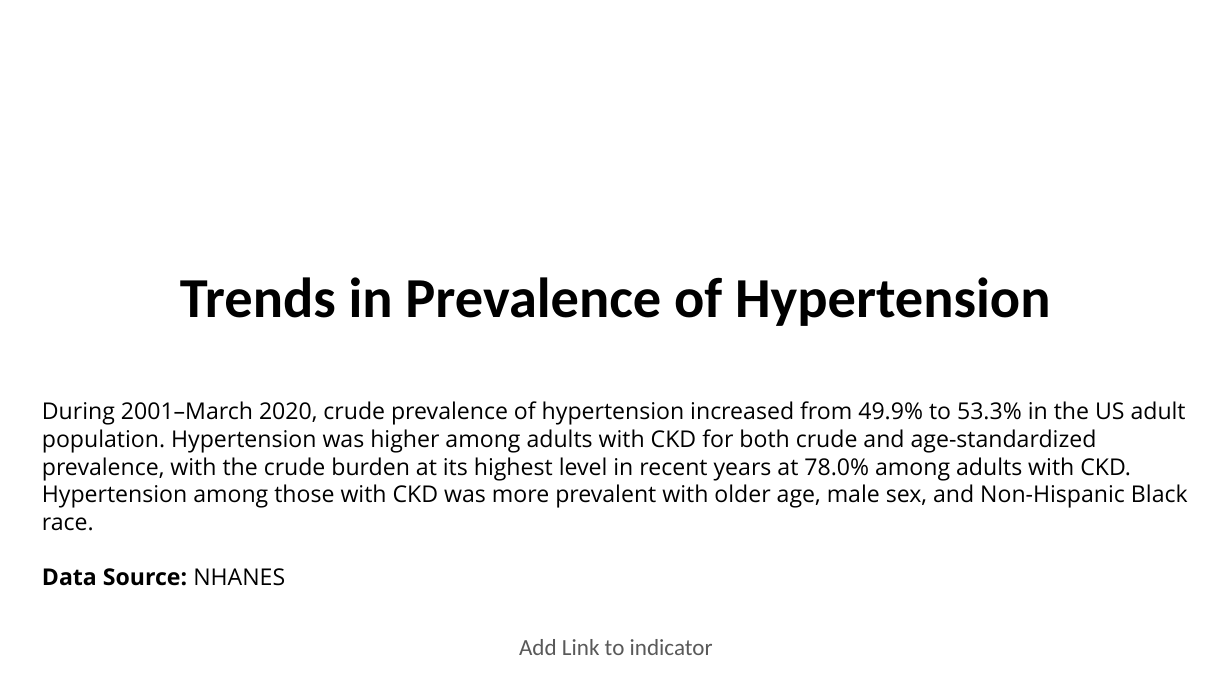
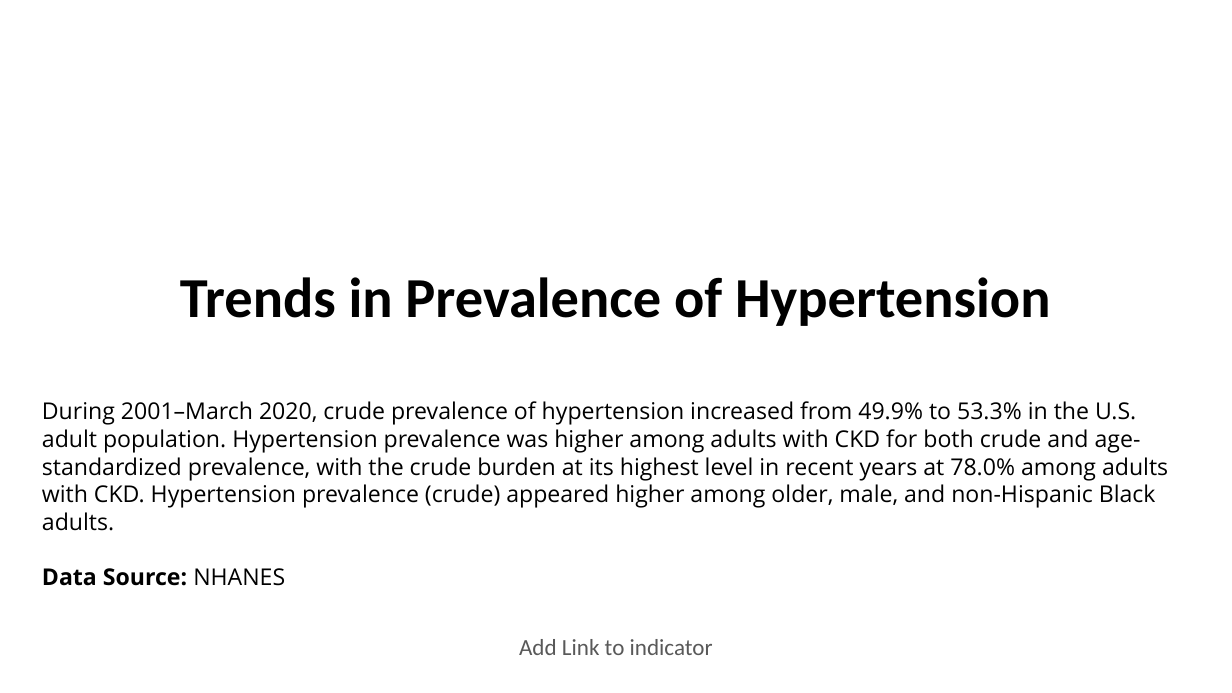
Before and after one commit to CDCgov/nccdphp-ddt-kdss, a slide deck: slide 1 of CKDSurveillance/PPT/Q805.pptx. Drawn at 1232x693 pixels with LibreOffice and Linux fonts; fonts in the diff are those of the drawing; background and template pictures are left out. Boxes give left, top, right and bottom in pixels: in the first picture for what was removed or moved away, otherwise in the second. Text is boxed around its words. In the diff, an @@ line names an element or a change of style, - is before the commit and + after.

Commit message:
Q805 PPT updated

```diff
--- a/CKDSurveillance/PPT/Q805.pptx
+++ b/CKDSurveillance/PPT/Q805.pptx
@@ text at (42,401,1168,531): text changed @@
-During 2001–March 2020, crude prevalence of hypertension increased from 49.9% to 53.3% in the US adult population. Hypertension was higher among adults with CKD for both crude and age-standardized prevalence, with the crude burden at its highest level in recent years at 78.0% among adults with CKD. Hypertension among those with CKD was more prevalent with older age, male sex, and Non-Hispanic Black race.
+During 2001–March 2020, crude prevalence of hypertension increased from 49.9% to 53.3% in the U.S. adult population. Hypertension prevalence was higher among adults with CKD for both crude and age-standardized prevalence, with the crude burden at its highest level in recent years at 78.0% among adults with CKD. Hypertension prevalence (crude) appeared higher among older, male, and non-Hispanic Black adults.
```
Also in this commit, not shown: 5 other slides changed.
